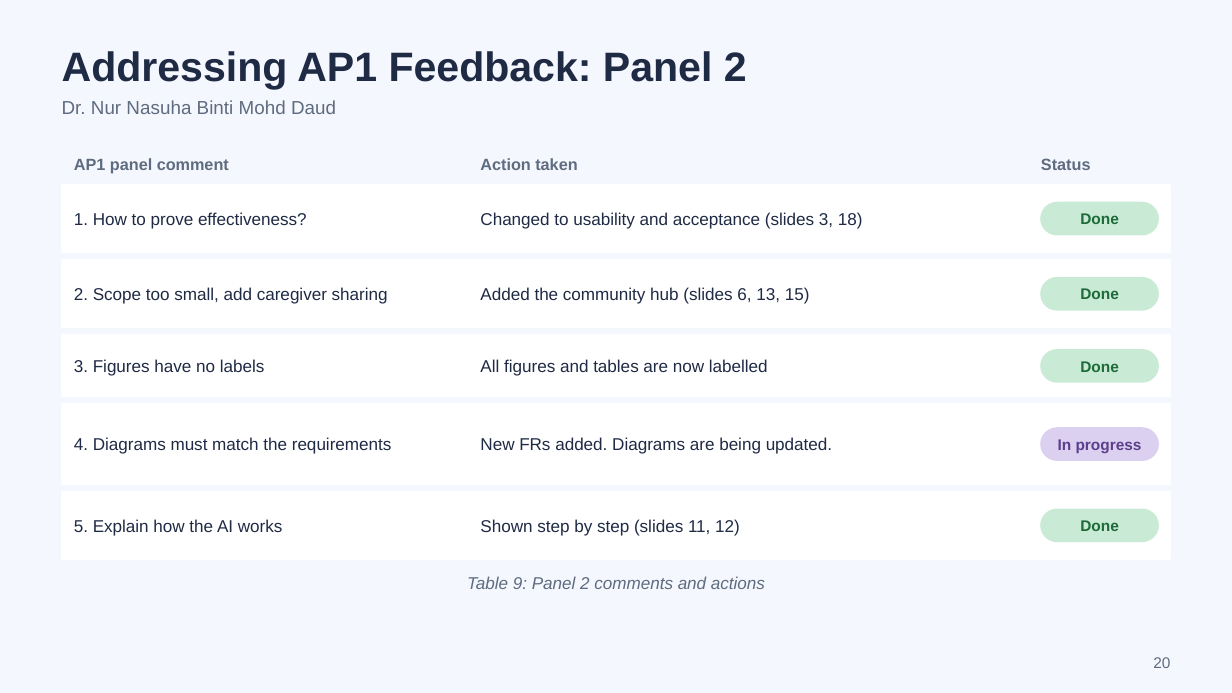
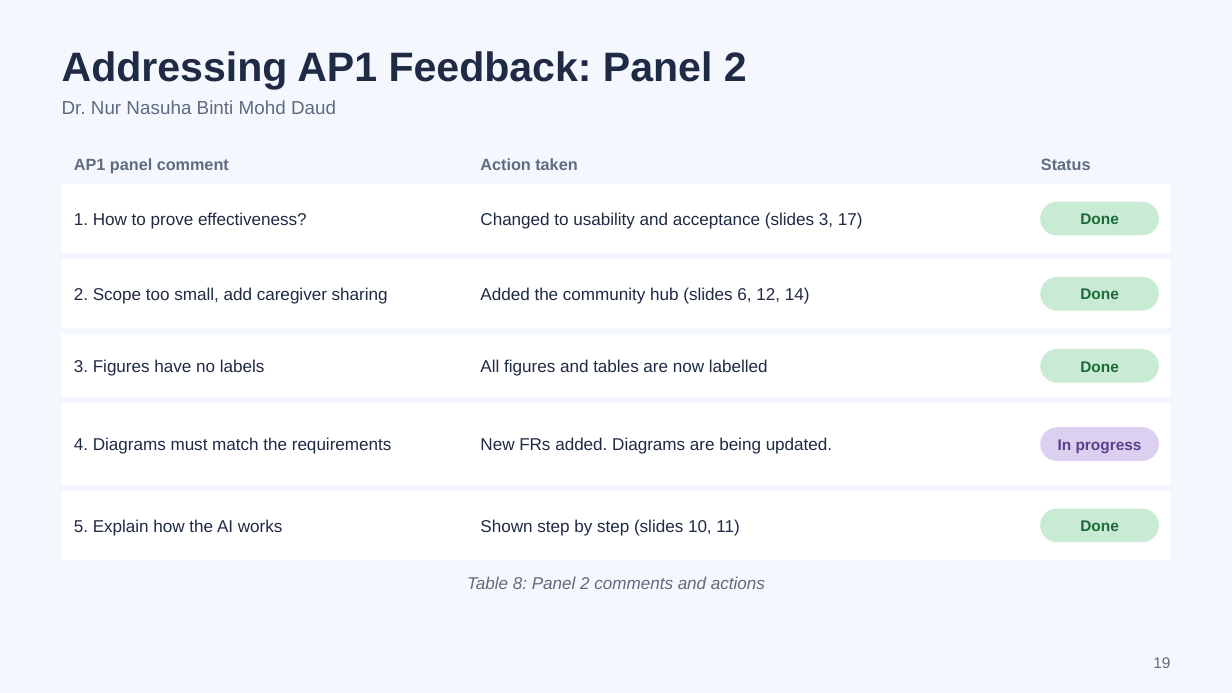
Before and after one commit to scz912/autism_audiobook, a slide deck: slide 19 of deliverables/Visual_Playlist_AP2_Progress.pptx (slide 20 before the commit). Drawn at 1232x693 pixels with LibreOffice and Linux fonts; fonts in the diff are those of the drawing. Boxes give left, top, right and bottom in pixels: in the first picture for what was removed or moved away, otherwise in the second. Text is boxed around its words. In the diff, an @@ line names an element or a change of style, - is before the commit and + after.

```diff
--- a/deliverables/Visual_Playlist_AP2_Progress.pptx
+++ b/deliverables/Visual_Playlist_AP2_Progress.pptx
@@ text at [480, 212, 863, 229]: text changed @@
-Changed to usability and acceptance (slides 3, 18)
+Changed to usability and acceptance (slides 3, 17)
@@ text at [480, 287, 810, 304]: text changed @@
-Added the community hub (slides 6, 13, 15)
+Added the community hub (slides 6, 12, 14)
@@ text at [480, 519, 739, 536]: text changed @@
-Shown step by step (slides 11, 12)
+Shown step by step (slides 10, 11)
@@ text at [467, 576, 765, 589]: text changed @@
-Table 9: Panel 2 comments and actions
+Table 8: Panel 2 comments and actions
@@ page number at [1153, 657, 1170, 668]: text changed @@
-20
+19
```
Also in this commit, not shown: 8 other slides changed, 1 slide removed, 1 other file.
